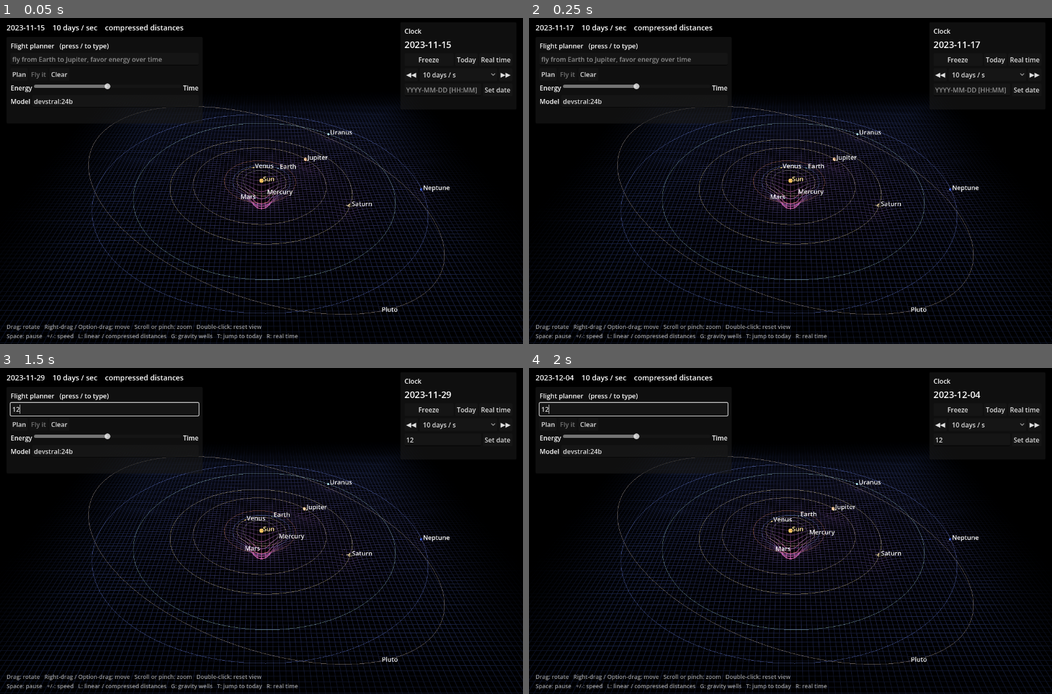
Above: before the commit, frames 1-4 (two rows, left to right).
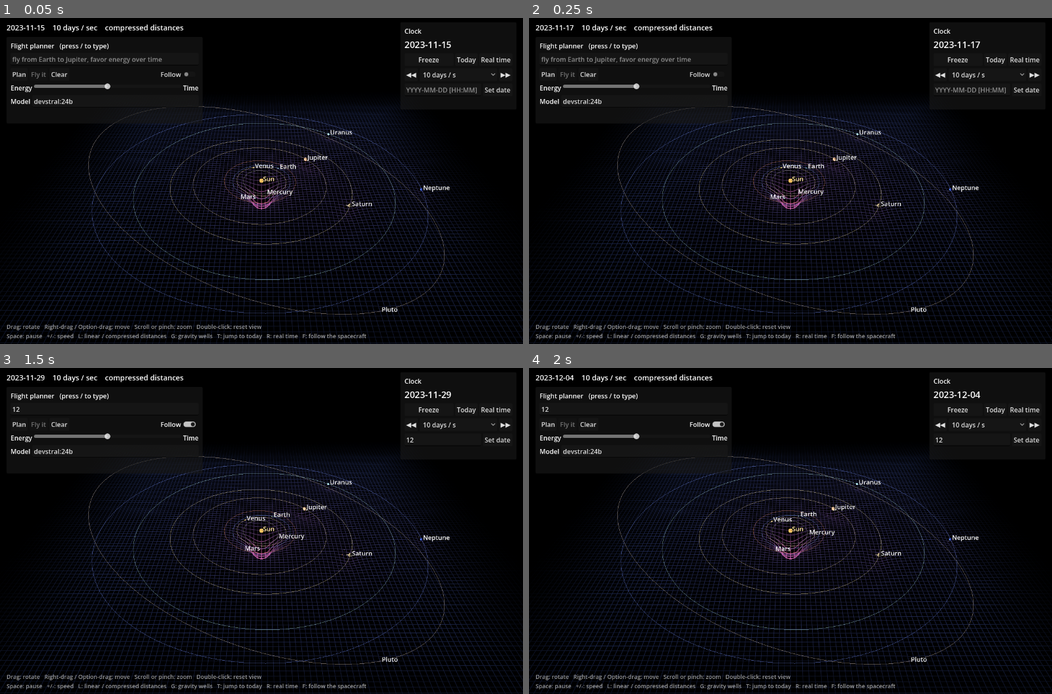
Above: after the commit, the same moments.

Repository: sjrankin/SolarSystem
Game: Godot game, scene res://scenes/main.tscn
The game is run twice, just before and just after one commit, with the same random seed, the same clock (stepped at 60 frames per second) and the same inputs.
Inputs (mouse positions are in pixels of both pictures, inside the frame that each line leads up to):
- Up to frame 1 (0.05 s): no input
- Up to frame 2 (0.25 s): no input
- Up to frame 3 (1.5 s): click (444, 439) at 0.52 s; type "12" at 0.6 s; click (104, 410) at 0.75 s; type "12" at 0.83 s; click (177, 423) at 1.25 s, where only the run after the commit has a clickable "Follow"
- Up to frame 4 (2 s): no input

The runs differ from the first frame. In frame 1, 0.1% of the frame differs, in the area x 30-70%, y 16-99%; in frame 2, 0.1%; in frame 3, 0.4%, in the area x 1-70%, y 10-99%; in frame 4, 0.4%.

Commit message:
Updated how models are unloaded. Updated follow mode.

Diff:
--- a/Simulator/scripts/flight/flight_path.gd
+++ b/Simulator/scripts/flight/flight_path.gd
@@ -132,6 +132,11 @@
 
 func has_result() -> bool:
 	return not _result.is_empty()
+
+
+## The spacecraft's glow, for the camera to follow. Hidden while there is no flight.
+func spacecraft() -> Node3D:
+	return _marker
 
 
 func set_linear(linear: bool) -> void:
@@ -213,3 +218,24 @@
 		_marker.position = _to_scene(Ephemeris.position(_destination_body, days))
 	else:
 		_marker.position = _position_at(days)
+	# The marker faces the way the spacecraft is going (its -Z axis), for the chase camera.
+	var heading := heading_at(days)
+	if heading.length() > 1e-9:
+		_marker.basis = Basis.looking_at(heading, Vector3.UP if absf(heading.normalized().y) < 0.99 else Vector3.RIGHT)
+
+
+## True from departure to arrival.
+func in_progress(days: float) -> bool:
+	return not _times.is_empty() and days >= _times[0] and days <= _times[_times.size() - 1]
+
+
+## The direction the spacecraft is moving along the drawn path at a time (clamped to the flight), in scene units; it follows the
+## compressed distances, so it matches what is on screen.
+func heading_at(days: float) -> Vector3:
+	if _times.is_empty():
+		return Vector3.ZERO
+	var first := _times[0]
+	var last := _times[_times.size() - 1]
+	var step := clampf((last - first) * 0.002, 0.01, 1.0)
+	var at := clampf(days, first + step, last - step)
+	return _position_at(at + step) - _position_at(at - step)
--- a/Simulator/scripts/flight/flight_settings.gd
+++ b/Simulator/scripts/flight/flight_settings.gd
@@ -23,8 +23,11 @@
 	return settings
 
 
+## Saves only the settings given (for example {"model": "devstral:24b"}), keeping the others in the file as they are. A value that is
+## only in effect for this run (a command-line override, or an address a test points at) is never written by accident this way.
 static func save_settings(settings: Dictionary) -> void:
 	var file := ConfigFile.new()
-	file.set_value("llm", "model", settings["model"])
-	file.set_value("llm", "url", settings["url"])
+	file.load(PATH)
+	for key in settings:
+		file.set_value("llm", key, settings[key])
 	file.save(PATH)
--- a/Simulator/scripts/flight/flight_ui.gd
+++ b/Simulator/scripts/flight/flight_ui.gd
@@ -16,6 +16,7 @@
 var _result_scroll: ScrollContainer
 var _go_button: Button
 var _plan_button: Button
+var _follow_toggle: CheckButton
 var _thread: Thread
 var _busy := false
 var _best: Dictionary = {}
@@ -44,12 +45,34 @@
 	_input.grab_focus()
 
 
+## Turns Follow mode on or off (the F key).
+func toggle_follow() -> void:
+	_follow_toggle.button_pressed = not _follow_toggle.button_pressed
+
+
+func is_following() -> bool:
+	return _follow_toggle.button_pressed
+
+
 func _process(_delta: float) -> void:
 	_path.update_time(sim.sim_days)
+	_update_follow()
 	if _thread != null and not _thread.is_alive():
 		var results: Variant = _thread.wait_to_finish()
 		_thread = null
 		_planned.emit(results)
+
+
+## With Follow on, the camera chases the spacecraft only while the flight is in progress (from departure to arrival). Before
+## departure it waits where it is; on arrival it stops and stays there.
+func _update_follow() -> void:
+	var craft := _path.spacecraft()
+	var wanted := is_following() and _path.in_progress(sim.sim_days)
+	var camera: OrbitCamera = sim._camera
+	if wanted and camera.follow != craft:
+		camera.start_following(craft)
+	elif not wanted and camera.follow == craft:
+		camera.stop_following()
 
 
 func _unhandled_input(event: InputEvent) -> void:
@@ -98,6 +121,13 @@
 	clear.text = "Clear"
 	clear.pressed.connect(_on_clear_pressed)
 	buttons.add_child(clear)
+	var spacer := Control.new()
+	spacer.size_flags_horizontal = Control.SIZE_EXPAND_FILL
+	buttons.add_child(spacer)
+	_follow_toggle = CheckButton.new()
+	_follow_toggle.text = "Follow"
+	_follow_toggle.tooltip_text = "While the flight is in progress, the camera chases the spacecraft from just behind it, along the plane of the solar system (F)."
+	buttons.add_child(_follow_toggle)
 
 	var weight_row := HBoxContainer.new()
 	column.add_child(weight_row)
@@ -159,8 +189,10 @@
 	if name.is_empty():
 		_model_edit.text = _client.model
 		return
+	if name == _client.model:
+		return
 	_client.model = name
-	FlightSettings.save_settings({"model": _client.model, "url": _client.url})
+	FlightSettings.save_settings({"model": name})
 
 
 func _on_clear_pressed() -> void:
--- a/Simulator/scripts/flight/ollama_client.gd
+++ b/Simulator/scripts/flight/ollama_client.gd
@@ -11,9 +11,66 @@
 ## Seconds to wait when only checking that the server is there. A server that is running answers at once.
 var check_timeout_seconds := 3.0
 
+## Longest the simulator waits, when it quits, for Ollama to unload the model.
+const UNLOAD_TIMEOUT_MS := 2000
+
 ## The request in flight, so it can be cancelled.
 var _active: HTTPRequest
 var _cancelled := false
+## The models this session asked something of, to unload when the simulator quits.
+var _used_models: Array[String] = []
+
+
+func _notification(what: int) -> void:
+	# The window is closing (close button or Cmd+Q). Godot quits as soon as this returns, so the unload is done here and now.
+	if what == NOTIFICATION_WM_CLOSE_REQUEST:
+		unload_now()
+
+
+## Asks Ollama to unload every model this session used, so their memory is free at once instead of after Ollama's idle timeout.
+## Blocks for at most UNLOAD_TIMEOUT_MS in all; does nothing if no model was used. Returns true if Ollama confirmed every one.
+func unload_now() -> bool:
+	if _used_models.is_empty():
+		return false
+	var deadline := Time.get_ticks_msec() + UNLOAD_TIMEOUT_MS
+	var all_done := true
+	for name in _used_models.duplicate():
+		if _unload(name, deadline):
+			_used_models.erase(name)
+		else:
+			all_done = false
+	return all_done
+
+
+func _unload(name: String, deadline: int) -> bool:
+	var found := RegEx.create_from_string("^(https?)://([^/:]+)(?::(\\d+))?").search(url)
+	if found == null:
+		return false
+	var secure := found.get_string(1) == "https"
+	var port := int(found.get_string(3)) if found.get_string(3) != "" else (443 if secure else 80)
+	var client := HTTPClient.new()
+	if client.connect_to_host(found.get_string(2), port, TLSOptions.client() if secure else null) != OK:
+		return false
+	while client.get_status() in [HTTPClient.STATUS_RESOLVING, HTTPClient.STATUS_CONNECTING]:
+		if Time.get_ticks_msec() > deadline:
+			return false
+		client.poll()
+		OS.delay_msec(5)
+	if client.get_status() != HTTPClient.STATUS_CONNECTED:
+		return false
+	# keep_alive 0 tells Ollama to unload the model now; it answers once it has.
+	var body := JSON.stringify({"model": name, "keep_alive": 0})
+	if client.request(HTTPClient.METHOD_POST, "/api/generate", ["Content-Type: application/json"], body) != OK:
+		return false
+	while client.get_status() == HTTPClient.STATUS_REQUESTING:
+		if Time.get_ticks_msec() > deadline:
+			client.close()
+			return false
+		client.poll()
+		OS.delay_msec(5)
+	var unloaded := client.has_response() and client.get_response_code() == 200
+	client.close()
+	return unloaded
 
 
 ## Checks, quickly, that Ollama is running and has the model. Returns {"ok": true} or {"ok": false, "error": String}.
@@ -81,6 +138,9 @@
 	}
 	if not schema.is_empty():
 		body["format"] = schema
+	# From here Ollama may load the model, so it is unloaded on quit even if this call fails or is skipped.
+	if not model in _used_models:
+		_used_models.append(model)
 	var reply := await _send("/api/chat", HTTPClient.METHOD_POST, JSON.stringify(body), timeout_seconds)
 	if not reply["ok"]:
 		return reply
--- a/Simulator/scripts/orbit_camera.gd
+++ b/Simulator/scripts/orbit_camera.gd
@@ -6,6 +6,10 @@
 ## - Drag with the right/middle button, or Option/Shift + left drag: move (pan).
 ## - Mouse wheel, trackpad scroll or pinch: zoom.
 ## - Double-click: smoothly restore the original view.
+##
+## It can also follow a node (the spacecraft) as a chase camera: it sits low and close behind it, near the plane of the solar
+## system, looking the way it is heading (the node's -Z axis), and turns smoothly as its path curves. Dragging swings the view around
+## it, zooming and moving still work, and double-click comes back to the chase view.
 
 const RESET_DURATION := 0.7
 const ROTATE_SPEED := 0.006
@@ -17,24 +21,39 @@
 const INITIAL_YAW := 0.0
 const INITIAL_PITCH := deg_to_rad(35.0)
 const INITIAL_DISTANCE := 820.0
+## The chase view: this far behind the spacecraft, looking down at it from just this far above the plane of its travel.
+const FOLLOW_DISTANCE := 110.0
+const FOLLOW_PITCH := deg_to_rad(10.0)
+## How quickly the chase view turns to keep up with the spacecraft's heading (per second); higher is stiffer.
+const FOLLOW_TURN_RATE := 3.0
 
 var target := INITIAL_TARGET
 var yaw := INITIAL_YAW
 var pitch := INITIAL_PITCH
 var distance := INITIAL_DISTANCE
-
+## The node being followed, or null.
+var follow: Node3D = null
+
+## Where the view is moved from the followed node by panning while following.
+var _follow_offset := Vector3.ZERO
+## How far the user has swung the view around the followed node, from straight behind it.
+var _follow_yaw_offset := 0.0
 var _resetting := false
 var _reset_time := 0.0
 var _from_target := Vector3.ZERO
 var _from_yaw := 0.0
 var _from_pitch := 0.0
 var _from_distance := 0.0
+var _to_pitch := INITIAL_PITCH
+var _to_distance := INITIAL_DISTANCE
 
 
 func _ready() -> void:
 	fov = 45.0
 	near = 0.5
 	far = 30000.0
+	# Runs after the simulator and the flight have moved things this frame, so a followed node never lags a frame behind.
+	process_priority = 100
 	_apply()
 
 
@@ -52,27 +71,80 @@
 
 
 func _process(delta: float) -> void:
-	if not _resetting:
+	var following := is_following()
+	if not _resetting and not following:
 		return
-	_reset_time += delta
-	var t := clampf(_reset_time / RESET_DURATION, 0.0, 1.0)
-	var eased := t * t * (3.0 - 2.0 * t)
-	target = _from_target.lerp(INITIAL_TARGET, eased)
-	yaw = lerp_angle(_from_yaw, INITIAL_YAW, eased)
-	pitch = lerpf(_from_pitch, INITIAL_PITCH, eased)
-	distance = lerpf(_from_distance, INITIAL_DISTANCE, eased)
-	if t >= 1.0:
-		_resetting = false
-	_apply()
-
-
-## Smoothly returns to the original view.
+	# What the view is heading for: behind the followed node, or the original view of the whole system.
+	var anchor := INITIAL_TARGET
+	var goal_yaw := INITIAL_YAW
+	if following:
+		anchor = follow.global_position + _follow_offset
+		goal_yaw = heading_yaw(-follow.global_basis.z) + _follow_yaw_offset
+	if _resetting:
+		_reset_time += delta
+		var t := clampf(_reset_time / RESET_DURATION, 0.0, 1.0)
+		var eased := t * t * (3.0 - 2.0 * t)
+		target = _from_target.lerp(anchor, eased)
+		yaw = lerp_angle(_from_yaw, goal_yaw, eased)
+		pitch = lerpf(_from_pitch, _to_pitch, eased)
+		distance = lerpf(_from_distance, _to_distance, eased)
+		if t >= 1.0:
+			_resetting = false
+	else:
+		target = anchor
+		# Eased, so a sharp turn (a fly-by) swings the view round instead of snapping it.
+		yaw = lerp_angle(yaw, goal_yaw, 1.0 - exp(-FOLLOW_TURN_RATE * delta))
+	_apply()
+
+
+## The yaw that puts the camera behind something moving along `heading`, looking the same way.
+static func heading_yaw(heading: Vector3) -> float:
+	if Vector2(heading.x, heading.z).length() < 1e-9:
+		return 0.0
+	return atan2(-heading.x, -heading.z)
+
+
+## True while a visible node is being followed.
+func is_following() -> bool:
+	return follow != null and is_instance_valid(follow) and follow.is_visible_in_tree()
+
+
+## Follows `node` with the chase view, gliding there from wherever the camera is.
+func start_following(node: Node3D) -> void:
+	follow = node
+	_follow_offset = Vector3.ZERO
+	_follow_yaw_offset = 0.0
+	if is_following():
+		_glide(FOLLOW_DISTANCE, FOLLOW_PITCH)
+
+
+## Stops following; the view stays where it is.
+func stop_following() -> void:
+	follow = null
+	_follow_offset = Vector3.ZERO
+	_follow_yaw_offset = 0.0
+	# A glide towards the spacecraft would otherwise carry on towards the Sun.
+	_resetting = false
+
+
+## Smoothly returns to the original view, or, while following, to the chase view.
 func reset_view() -> void:
+	_follow_offset = Vector3.ZERO
+	_follow_yaw_offset = 0.0
+	if is_following():
+		_glide(FOLLOW_DISTANCE, FOLLOW_PITCH)
+	else:
+		_glide(INITIAL_DISTANCE, INITIAL_PITCH)
+
+
+func _glide(to_distance: float, to_pitch: float) -> void:
 	_from_target = target
 	_from_yaw = wrapf(yaw, -PI, PI)
 	yaw = _from_yaw
 	_from_pitch = pitch
 	_from_distance = distance
+	_to_pitch = to_pitch
+	_to_distance = to_distance
 	_reset_time = 0.0
 	_resetting = true
 
@@ -104,15 +176,21 @@
 		_pan(event.relative)
 	elif (mask & MOUSE_BUTTON_MASK_LEFT) != 0:
 		_cancel_reset()
-		yaw -= event.relative.x * ROTATE_SPEED
+		var turn := -event.relative.x * ROTATE_SPEED
+		yaw += turn
+		# While following, the swing is kept relative to the heading, so the view keeps turning with the spacecraft.
+		if is_following():
+			_follow_yaw_offset += turn
 		pitch = clampf(pitch + event.relative.y * ROTATE_SPEED, -MAX_PITCH, MAX_PITCH)
 		_apply()
-
-
 func _pan(relative: Vector2) -> void:
 	# Scale so the scene follows the cursor regardless of zoom level.
 	var units_per_pixel := 2.0 * distance * tan(deg_to_rad(fov) * 0.5) / get_viewport().get_visible_rect().size.y
-	target += (-global_basis.x * relative.x + global_basis.y * relative.y) * units_per_pixel
+	var move := (-global_basis.x * relative.x + global_basis.y * relative.y) * units_per_pixel
+	target += move
+	# While following, moving shifts the view from the followed point and keeps following.
+	if is_following():
+		_follow_offset += move
 	_apply()
 
 
--- a/Simulator/scripts/solar_system.gd
+++ b/Simulator/scripts/solar_system.gd
@@ -94,6 +94,8 @@
 			set_date(_now_days())
 		KEY_R:
 			set_real_time()
+		KEY_F:
+			_flight_ui.toggle_follow()
 
 
 # ---- The clock. The clock panel, the keys and the flight planner all change it through these, so the planets always match. ----
@@ -304,7 +306,7 @@
 
 	var hint := Label.new()
 	hint.text = "Drag: rotate   Right-drag / Option-drag: move   Scroll or pinch: zoom   Double-click: reset view\n" \
-		+ "Space: pause   +/-: speed   L: linear / compressed distances   G: gravity wells   T: jump to today   R: real time"
+		+ "Space: pause   +/-: speed   L: linear / compressed distances   G: gravity wells   T: jump to today   R: real time   F: follow the spacecraft"
 	hint.add_theme_font_size_override("font_size", 14)
 	hint.modulate = Color(1, 1, 1, 0.6)
 	hint.anchor_top = 1.0
--- /dev/null
+++ b/Simulator/test/check_follow.gd
@@ -0,0 +1,128 @@
+extends SceneTree
+## Follow mode: godot --headless --path . --script res://test/check_follow.gd   (needs no Ollama)
+## Optional: -- /path/shot.png saves a picture mid-flight (run without --headless for that).
+
+var failures := 0
+
+
+func _expect(condition: bool, label: String) -> void:
+	if not condition:
+		failures += 1
+		print("FAIL ", label)
+
+
+func _frames(count: int) -> void:
+	for _i in count:
+		await process_frame
+
+
+## Waits real time (headless frames run much faster than 60 a second, and the camera glides take 0.7 s).
+func _seconds(length: float) -> void:
+	var start := Time.get_ticks_msec()
+	while Time.get_ticks_msec() - start < length * 1000.0:
+		await process_frame
+
+
+func _initialize() -> void:
+	var scene: Node = (load("res://scenes/main.tscn") as PackedScene).instantiate()
+	root.add_child.call_deferred(scene)
+	await process_frame
+	await process_frame
+	var ui: FlightUI = scene._flight_ui
+	var camera: OrbitCamera = scene._camera
+	var craft := ui._path.spacecraft()
+	var path := ui._path
+	ui._client.url = "http://127.0.0.1:9"   # The plain reader is enough here.
+	scene.set_frozen(true)
+
+	# Follow on, flight planned but not flying: the camera stays put.
+	var before := camera.transform
+	ui.toggle_follow()
+	ui._input.text = "fly from Earth to Mars"
+	ui._on_plan_pressed()
+	while ui._busy:
+		await process_frame
+	_expect(not ui._best.is_empty(), "the flight is planned")
+	await _seconds(0.3)
+	_expect(ui.is_following() and camera.transform.is_equal_approx(before) and camera.follow == null,
+		"before the flight is in progress the camera does not move")
+
+	# Fly it starts the clock a few days before departure: still waiting until the spacecraft leaves.
+	var times: Array = ui._best["times"]
+	var depart := float(times[0])
+	var arrive := float(times[times.size() - 1])
+	scene.set_date(depart - 2.0)
+	await _frames(3)
+	_expect(camera.follow == null and camera.transform.is_equal_approx(before), "not following before departure")
+
+	# In flight: the camera glides in behind the spacecraft, low over the plane, looking the way it is going.
+	scene.set_date(depart + (arrive - depart) * 0.3)
+	await _seconds(1.0)
+	_expect(camera.follow == craft, "following once the flight is in progress")
+	_expect(camera.target.distance_to(craft.global_position) < 1e-3, "centred on the spacecraft")
+	_expect(absf(camera.distance - OrbitCamera.FOLLOW_DISTANCE) < 1e-3, "close behind it (%.1f)" % camera.distance)
+	var look := -camera.global_basis.z
+	var heading := path.heading_at(scene.sim_days).normalized()
+	var flat_look := Vector2(look.x, look.z).normalized()
+	var flat_heading := Vector2(heading.x, heading.z).normalized()
+	print("look·heading on the plane: %.3f; camera %.1f above the spacecraft" % [flat_look.dot(flat_heading),
+		camera.global_position.y - craft.global_position.y])
+	_expect(flat_look.dot(flat_heading) > 0.99, "looking along the direction of travel")
+	_expect(camera.global_position.y - craft.global_position.y < OrbitCamera.FOLLOW_DISTANCE * 0.2,
+		"low over the plane, not high above it")
+
+	# Flying: the camera keeps on the spacecraft and turns with it as the path curves.
+	scene.set_speed(20.0)
+	scene.set_frozen(false)
+	var worst_distance := 0.0
+	var worst_dot := 1.0
+	for _i in 120:
+		await process_frame
+		worst_distance = maxf(worst_distance, camera.target.distance_to(craft.global_position))
+		look = -camera.global_basis.z
+		heading = path.heading_at(scene.sim_days)
+		worst_dot = minf(worst_dot, Vector2(look.x, look.z).normalized().dot(Vector2(heading.x, heading.z).normalized()))
+	print("in flight: off the spacecraft by at most %.6f, look·heading at least %.3f" % [worst_distance, worst_dot])
+	_expect(worst_distance < 1e-3, "stays on the spacecraft as it flies")
+	_expect(worst_dot > 0.95, "keeps looking the way it is going")
+	var shot := ""
+	for argument in OS.get_cmdline_user_args():
+		if argument.ends_with(".png"):
+			shot = argument
+	if not shot.is_empty():
+		scene.set_frozen(true)
+		await _frames(3)
+		root.get_viewport().get_texture().get_image().save_png(shot)
+		print("saved ", shot)
+
+	# Dragging swings the view round the spacecraft, and it keeps that angle as it turns; double-click comes back behind it.
+	scene.set_frozen(true)
+	var motion := InputEventMouseMotion.new()
+	motion.button_mask = MOUSE_BUTTON_MASK_LEFT
+	motion.relative = Vector2(-260, 0)
+	camera._handle_motion(motion)
+	await _frames(5)
+	look = -camera.global_basis.z
+	heading = path.heading_at(scene.sim_days)
+	_expect(Vector2(look.x, look.z).normalized().dot(Vector2(heading.x, heading.z).normalized()) < 0.5, "dragging swings the view round")
+	camera.reset_view()
+	await _seconds(1.0)
+	look = -camera.global_basis.z
+	_expect(Vector2(look.x, look.z).normalized().dot(Vector2(heading.x, heading.z).normalized()) > 0.99, "double-click comes back behind it")
+
+	# Arrival: the camera stops following and stays where it is.
+	scene.set_date(arrive + 1.0)
+	await _frames(2)
+	var stopped := camera.transform
+	await _seconds(0.3)
+	_expect(camera.follow == null and camera.transform.is_equal_approx(stopped), "after arrival the camera stops and stays")
+
+	# Follow off during a flight: no following.
+	scene.set_date(depart + 10.0)
+	await _frames(2)
+	_expect(camera.follow == craft, "following again during the flight")
+	ui.toggle_follow()
+	await _frames(2)
+	_expect(camera.follow == null, "Follow off stops following")
+	print("follow checks: ", "OK" if failures == 0 else "%d FAILED" % failures)
+	quit(failures)
--- /dev/null
+++ b/Simulator/test/check_unload.gd
@@ -0,0 +1,61 @@
+extends SceneTree
+## Unloading the model when the simulator quits: godot --headless --path . --script res://test/check_unload.gd
+## The live part needs Ollama running with the model; it loads the model, then unloads it as closing the window does.
+
+var failures := 0
+
+
+func _expect(condition: bool, label: String) -> void:
+	if not condition:
+		failures += 1
+		print("FAIL ", label)
+
+
+func _loaded(client: OllamaClient) -> Array:
+	var reply := await client._send("/api/ps", HTTPClient.METHOD_GET, "", 3.0)
+	var names: Array = []
+	if reply["ok"]:
+		var parsed: Variant = JSON.parse_string(String(reply["text"]))
+		if parsed is Dictionary:
+			for entry in parsed.get("models", []):
+				names.append(String(entry.get("name", "")))
+	return names
+
+
+func _initialize() -> void:
+	var client := OllamaClient.new()
+	root.add_child.call_deferred(client)
+	await process_frame
+	var settings := FlightSettings.load_settings()
+	client.url = settings["url"]
+	client.model = settings["model"]
+
+	# A session that never used the model leaves Ollama alone.
+	_expect(not client.unload_now(), "nothing is unloaded if the model was never used")
+
+	# Ollama not reachable: quitting is not held up.
+	var dead := OllamaClient.new()
+	dead.url = "http://127.0.0.1:9"
+	dead._used_models.append("devstral:24b")
+	var started := Time.get_ticks_msec()
+	_expect(not dead.unload_now(), "unloading with no Ollama reports failure")
+	_expect(Time.get_ticks_msec() - started <= OllamaClient.UNLOAD_TIMEOUT_MS + 100, "and does not hold up quitting")
+	dead.free()
+
+	if not (await client.check())["ok"]:
+		print("Ollama with %s not available here (%s); skipping the live part" % [client.model, (await client.check())["error"]])
+	else:
+		var reply := await client.chat_text("Answer with one word.", "Say ok.")
+		_expect(reply["ok"], "the model answers")
+		var before := await _loaded(client)
+		print("loaded before closing: ", before)
+		_expect(client.model in before, "the model is loaded after being used")
+		# What the window close button and Cmd+Q send to every node.
+		started = Time.get_ticks_msec()
+		root.propagate_notification(Node.NOTIFICATION_WM_CLOSE_REQUEST)
+		print("unload took %d ms" % (Time.get_ticks_msec() - started))
+		var after := await _loaded(client)
+		print("loaded after closing: ", after)
+		_expect(not client.model in after, "the model is unloaded when the window closes")
+	print("unload checks: ", "OK" if failures == 0 else "%d FAILED" % failures)
+	quit(failures)
Not shown, added: Simulator/test/check_follow.gd.uid
Not shown, added: Simulator/test/check_llm_offline.gd.uid
Not shown, added: Simulator/test/check_unload.gd.uid
Not shown, added: Images/FlightFollowingMode.mp4
Not shown, added: Images/SolarSystemIn3D.mp4
